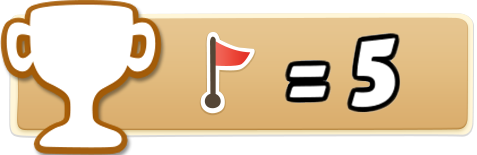
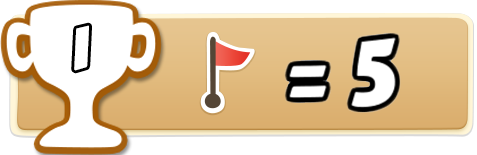
Layered file, before and after one edit (477×155). Changes by layer:
added layer "1" above "Cup icon 사본" over [74, 25, 89, 71]
